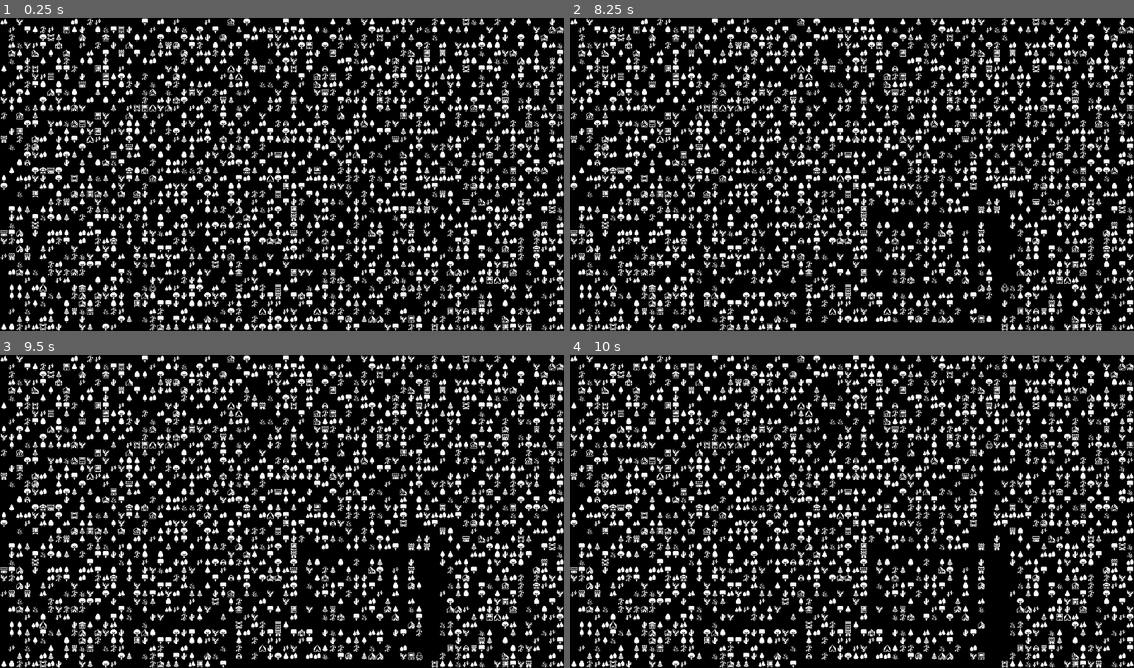
Above: before the commit, frames 1-4 (two rows, left to right).
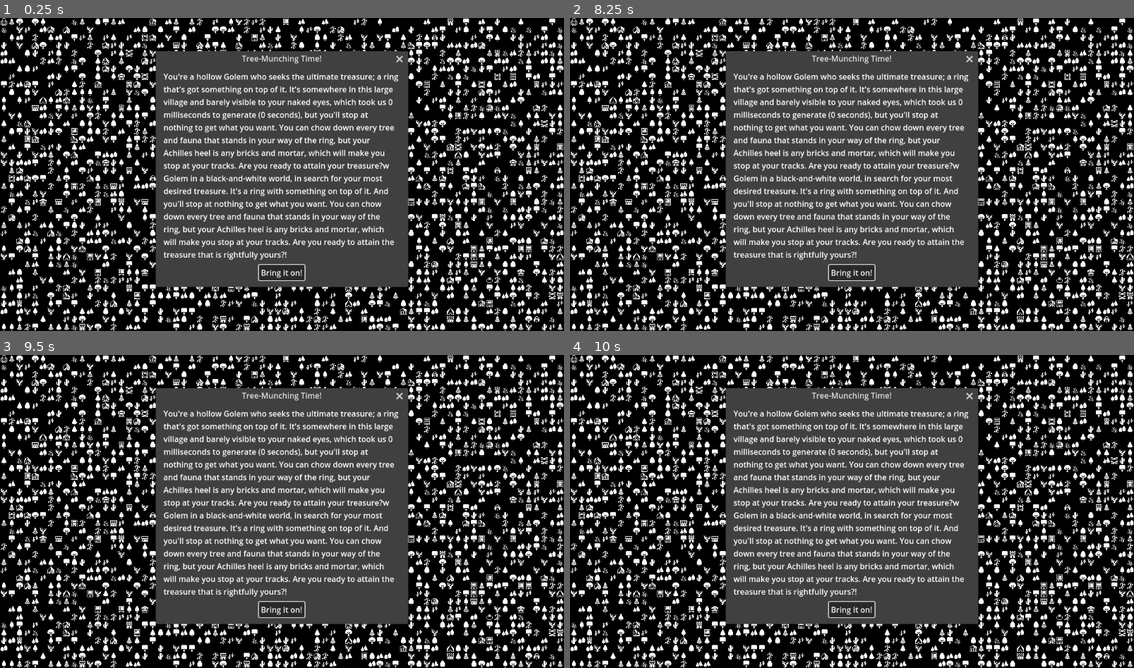
Above: after the commit, the same moments.

Repository: Zishan-Rahman/GD4PoissonRPG
Game: Godot game, scene res://tile_map.tscn
Two runs of this game, one before a commit and one after it. Both use one fixed random seed, a clock stepped at 60 frames per second and the inputs below.
Inputs:
- Up to frame 1 (0.25 s): no input
- Up to frame 2 (8.25 s): tap Enter at 0.5, 2, 3.5 s; hold Right (ui_right) 0.53-1.28 s; tap Space at 1.25, 2.75, 4.25 s; hold Down (ui_down) 1.28-2.03 s; hold Right (ui_right) 2.03-2.78 s; hold Up (ui_up) 2.78-3.53 s; hold Left (ui_left) 3.53-5.03 s; hold Down (ui_down) 5.03-5.78 s; hold Right (ui_right) 5.78-6.53 s; hold Up (ui_up) 6.53-7.28 s; hold Right (ui_right) 7.28-8.03 s; hold Down (ui_down) from 8.03 s (still down)
- Up to frame 3 (9.5 s): release Down (ui_down) at 8.78 s; hold Left (ui_left) from 8.78 s (still down)
- Up to frame 4 (10 s): release Left (ui_left) at 9.53 s; hold Up (ui_up) from 9.53 s (still down)

The runs differ from the first frame. In frame 1, 57% of the frame differs, in the area x 0-100%, y 0-100%; in frame 2, 56%; in frame 3, 56%; in frame 4, 56%.

Commit message:
Add ring and win condition to game

Diff:
--- /dev/null
+++ b/accept_dialog.tscn
@@ -0,0 +1,10 @@
+[gd_scene format=3 uid="uid://cau5jgogdnf53"]
+
+[node name="AcceptDialog" type="AcceptDialog"]
+title = "Tree-Munching Time!"
+position = Vector2i(326, 100)
+size = Vector2i(500, 421)
+mouse_passthrough = true
+ok_button_text = "Bring it on!"
+dialog_text = "You're a hollow Golem who seeks the ultimate treasure; a ring that's got something on top of it. It's somewhere in this large village and barely visible to your naked eyes, but you'll stop at nothing to get what you want. You can chow down every tree and fauna that stands in your way of the ring, but your Achilles heel is any bricks and mortar, which will make you stop at your tracks. Are you ready to attain your treasure?w Golem in a black-and-white world, in search for your most desired treasure. It's a ring with something on top of it. And you'll stop at nothing to get what you want. You can chow down every tree and fauna that stands in your way of the ring, but your Achilles heel is any bricks and mortar, which will make you stop at your tracks. Are you ready to attain the treasure that is rightfully yours?!"
+dialog_autowrap = true
--- a/tile_map.gd
+++ b/tile_map.gd
@@ -46,6 +46,13 @@
 ]
 const PLAYER_SPRITE: Vector2i = Vector2i(24, 7)
 var player_placement_cell: Vector2i
+const rings: Array[Vector2i] = [
+	Vector2i(43, 6),
+	Vector2i(44, 6),
+	Vector2i(45, 6),
+	Vector2i(46, 6)
+]
+var ring_placement_cell: Vector2i
 
 var x_tile_range: int = ProjectSettings.get_setting("display/window/size/viewport_width") / tile_set.tile_size.x
 var y_tile_range: int = ProjectSettings.get_setting("display/window/size/viewport_height") / tile_set.tile_size.y
@@ -61,10 +68,28 @@
 	randomize()
 	var start_time: float = Time.get_ticks_msec()
 	cell_points = generate_points(point_radius, region_size, rejection_samples)
+	paint_points()
+	place_player()
+	place_ring()
 	var new_time: float = Time.get_ticks_msec() - start_time
 	print("Time taken: " + str(new_time) + "ms")
-	paint_points()
-	place_player()
+	$AcceptDialog.dialog_text = "You're a hollow Golem who seeks the ultimate treasure; a ring that's got something on top of it. It's somewhere in this large village and barely visible to your naked eyes, which took us " + str(new_time) + " milliseconds to generate (" + str(new_time / 1000.0) + " seconds), but you'll stop at nothing to get what you want. You can chow down every tree and fauna that stands in your way of the ring, but your Achilles heel is any bricks and mortar, which will make you stop at your tracks. Are you ready to attain your treasure?w Golem in a black-and-white world, in search for your most desired treasure. It's a ring with something on top of it. And you'll stop at nothing to get what you want. You can chow down every tree and fauna that stands in your way of the ring, but your Achilles heel is any bricks and mortar, which will make you stop at your tracks. Are you ready to attain the treasure that is rightfully yours?!"
+	$AcceptDialog.visible = true
+	$AcceptDialog.confirmed.connect(_on_AcceptDialog_closed)
+	$AcceptDialog.canceled.connect(_on_AcceptDialog_closed)
+	$WinDialog.confirmed.connect(_on_WinDialog_confirmed)
+	$WinDialog.canceled.connect(_on_WinDialog_canceled)
+	get_tree().paused = true
+
+func _on_WinDialog_confirmed() -> void:
+	get_tree().reload_current_scene()
+
+func _on_WinDialog_canceled() -> void:
+	get_tree().quit()
+
+func _on_AcceptDialog_closed() -> void:
+	$AcceptDialog.visible = false
+	get_tree().paused = false
 
 func paint_points() -> void:
 	for point in cell_points:
@@ -74,13 +99,18 @@
 		else:
 			set_cell(0, cell_point, 0, trees.pick_random())
 
-func _get_player_placement_cell() -> Vector2i:
+func _get_random_placement_cell() -> Vector2i:
 	return Vector2i(randi() % x_tile_range, randi() % y_tile_range)
 
 func place_player() -> void:
 	while get_used_cells(0).has(player_placement_cell):
-		player_placement_cell = _get_player_placement_cell()
+		player_placement_cell = _get_random_placement_cell()
 	set_cell(0, player_placement_cell, 0, PLAYER_SPRITE)
+
+func place_ring() -> void:
+	while get_used_cells(0).has(ring_placement_cell):
+		ring_placement_cell = _get_random_placement_cell()
+	set_cell(0, ring_placement_cell, 0, rings.pick_random())
 
 func _is_not_out_of_bounds(cell: Vector2i) -> bool:
 	return cell.x >= 0 and cell.x < x_tile_range and cell.y >= 0 and cell.y < y_tile_range
@@ -93,10 +123,13 @@
 	elif Input.is_action_pressed("ui_left"): direction = Vector2i.LEFT
 	elif Input.is_action_pressed("ui_right"): direction = Vector2i.RIGHT
 	var new_placement_cell: Vector2i = player_placement_cell + direction
-	if (not get_used_cells(0).has(new_placement_cell) or trees.has(get_cell_atlas_coords(0, new_placement_cell))) and _is_not_out_of_bounds(new_placement_cell):
+	if (not get_used_cells(0).has(new_placement_cell) or trees.has(get_cell_atlas_coords(0, new_placement_cell)) or new_placement_cell == ring_placement_cell) and _is_not_out_of_bounds(new_placement_cell):
 		player_placement_cell = new_placement_cell
 		set_cell(0, previous_cell, 0)
 		set_cell(0, player_placement_cell, 0, PLAYER_SPRITE)
+		if player_placement_cell == ring_placement_cell:
+			$WinDialog.visible = true
+			get_tree().paused = true
 
 # ALGORITHM BEGINS HERE
 
--- a/tile_map.tscn
+++ b/tile_map.tscn
@@ -1,7 +1,9 @@
-[gd_scene load_steps=5 format=3 uid="uid://f2kv7fettdo7"]
+[gd_scene load_steps=7 format=3 uid="uid://f2kv7fettdo7"]
 
 [ext_resource type="Texture2D" uid="uid://c3bpsm4r8t504" path="res://monochrome_packed.png" id="1_uucm3"]
 [ext_resource type="Script" path="res://tile_map.gd" id="2_iyhvf"]
+[ext_resource type="PackedScene" path="res://accept_dialog.tscn" id="3_bk3rg"]
+[ext_resource type="PackedScene" path="res://win_dialog.tscn" id="4_4hdc7"]
 
 [sub_resource type="TileSetAtlasSource" id="TileSetAtlasSource_j4usm"]
 texture = ExtResource("1_uucm3")
@@ -1091,3 +1093,8 @@
 tile_set = SubResource("TileSet_8pb5m")
 format = 2
 script = ExtResource("2_iyhvf")
+rejection_samples = 17
+
+[node name="AcceptDialog" parent="." instance=ExtResource("3_bk3rg")]
+
+[node name="WinDialog" parent="." instance=ExtResource("4_4hdc7")]
--- /dev/null
+++ b/win_dialog.tscn
@@ -0,0 +1,13 @@
+[gd_scene format=3 uid="uid://b5q8ovcigrvyr"]
+
+[node name="WinDialog" type="ConfirmationDialog"]
+title = "Tree-Munching Time!"
+position = Vector2i(326, 100)
+size = Vector2i(500, 421)
+mouse_passthrough = true
+ok_button_text = "Get Me a New Village"
+dialog_text = "You found your treasure! Well done, you!
+
+Would you like to travel to a new village in the hopes of finding another ring? Or would you like to take your treasure home now?"
+dialog_autowrap = true
+cancel_button_text = "Get Me Out of Here"
